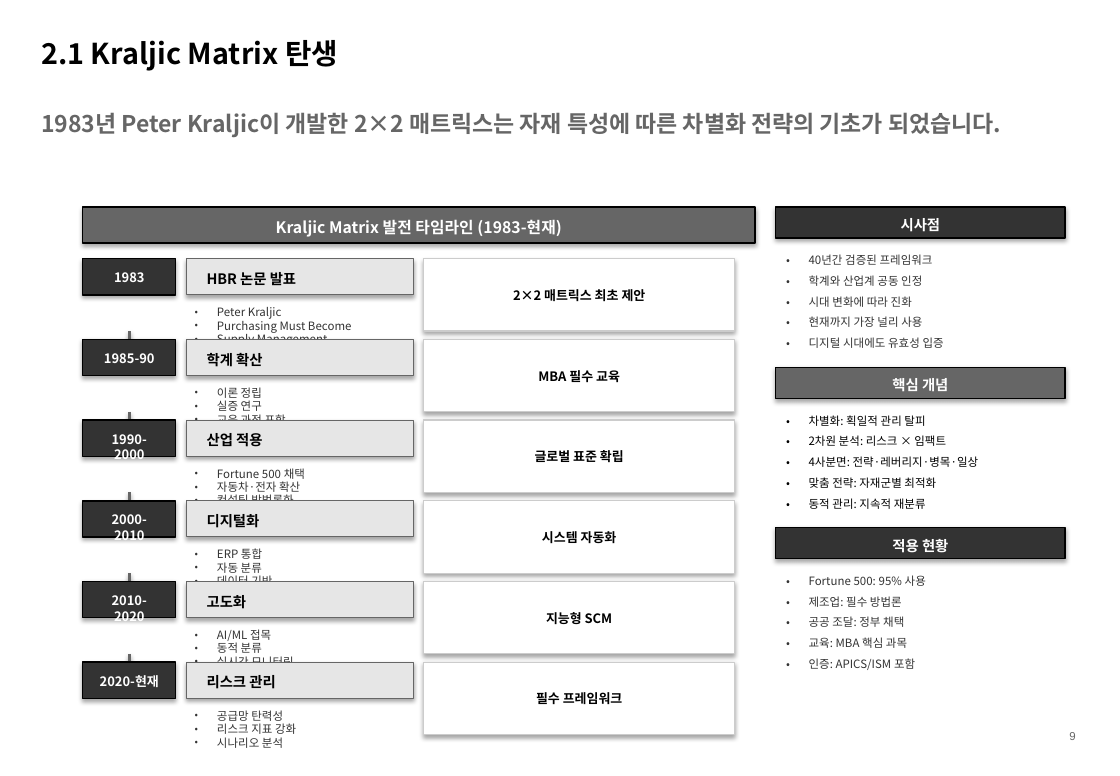
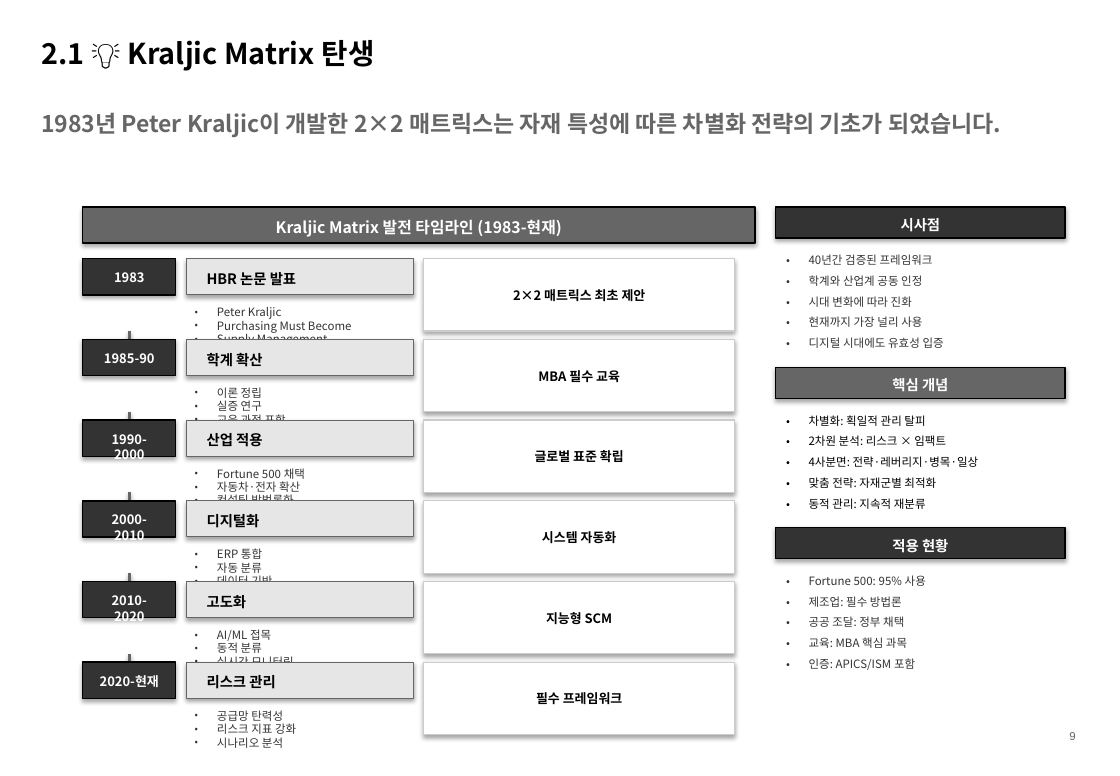
Before and after one commit to TurtleLEE-teacher/Kraljic_Course, a slide deck: slide 9 of PPTX_RESULT/Part1_Session1_StrategicInventory.pptx. Drawn at 1120x776 pixels with LibreOffice and Linux fonts; fonts in the diff are those of the drawing. Boxes give left, top, right and bottom in pixels: in the first picture for what was removed or moved away, otherwise in the second. Text is boxed around its words. In the diff, an @@ line names an element or a change of style, - is before the commit and + after.

```diff
--- a/PPTX_RESULT/Part1_Session1_StrategicInventory.pptx
+++ b/PPTX_RESULT/Part1_Session1_StrategicInventory.pptx
@@ text at <box>41,40,375,71</box>: text changed @@
-2.1 Kraljic Matrix 탄생
+2.1 💡 Kraljic Matrix 탄생
```
Also in this commit, not shown: 9 other slides changed, 1 other file.
